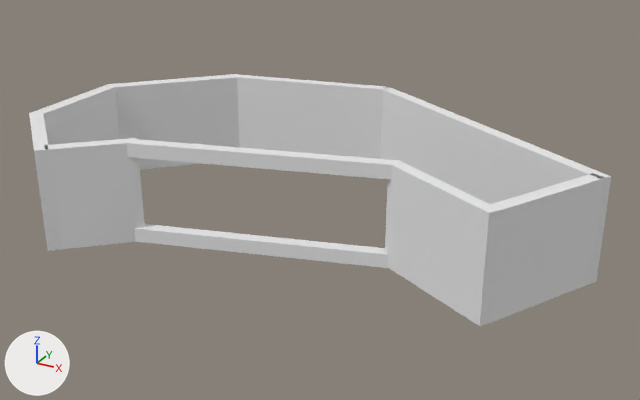
The OBJ model Proyecto_Final_Acuario/Proyecto_Final_Acuario/Models/Acuario/Area_Tortugas/area_tortugas.obj as it was, and as the next commit left it.
Before and after are seen from a 50 mm lens placed at (-216.7, -116.9, 79.2), pointed at (-296.7, 28.5, 6.4). The axes (+X, +Y, +Z) are drawn at lower left. The lights are the same throughout. Where no turn or scale is listed for an object, it has been applied to the vertices.

Names of what the first picture shows: 'area_tortugas'.
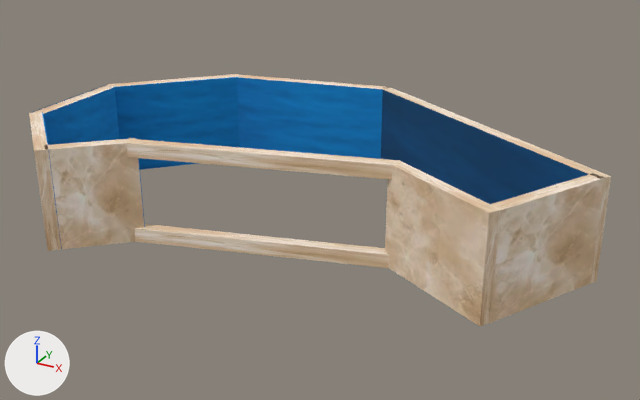
What differs and where, as boxes (x1, y1, x2, y2) in the pictures (640 x 400 px):
'area_tortugas', surface changed, recoloured: (29, 74, 611, 326) in both
part 1 of me_area_tortugas, recoloured (grey to blue): (115, 77, 240, 170) in both

Patch to the scene script:
```diff
--- a/Proyecto_Final_Acuario/Proyecto_Final_Acuario/Models/Acuario/Area_Tortugas/area_tortugas.obj.py
+++ b/Proyecto_Final_Acuario/Proyecto_Final_Acuario/Models/Acuario/Area_Tortugas/area_tortugas.obj.py
@@ img_estanque_png @@
+img_estanque_png = load_image('estanque.PNG', 'estanque.PNG', 512, 512, 'sRGB')
@@ img_paredes_estanques_png @@
+img_paredes_estanques_png = load_image('paredes_estanques.png', 'paredes_estanques.png', 512, 512, 'sRGB')
@@ mat_area_tortugas1_lambert27sg @@
 mat_area_tortugas1_lambert27sg = principled_material('area_tortugas1:lambert27SG')
-mat_area_tortugas1_lambert27sg.base_color = (0.8, 0.8, 0.8)  # white #e7e7e7
+mat_area_tortugas1_lambert27sg.texture = img_paredes_estanques_png
 mat_area_tortugas1_lambert27sg.roughness = 1.0
@@ mat_area_tortugas1_initialshadinggroup @@
 mat_area_tortugas1_initialshadinggroup = principled_material('area_tortugas1:initialShadingGroup')
-mat_area_tortugas1_initialshadinggroup.base_color = (0.8, 0.8, 0.8)  # white #e7e7e7
+mat_area_tortugas1_initialshadinggroup.texture = img_estanque_png
 mat_area_tortugas1_initialshadinggroup.roughness = 1.0
@@ mat_lambert47sg @@
+mat_lambert47sg = principled_material('lambert47SG')
+mat_lambert47sg.texture = img_estanque_png
+mat_lambert47sg.roughness = 1.0
@@ me_area_tortugas @@
 me_area_tortugas.from_pydata(...)  # 102 vertices, 82 faces; spans x -356.4..-241.4, y -5.9..64.5, z -0.1..20.9
 # used by ob_area_tortugas; location = (0.0, 0.0, 0.0)
+# me_area_tortugas part 1: the 1 face centred in x -343.5, y 43.9, z 10.4 switches from mat_area_tortugas1_initialshadinggroup (white #e7e7e7) to mat_lambert47sg (picture img_estanque_png)
 me_area_tortugas.materials.append(mat_area_tortugas1_lambert27sg)
@@ me_area_tortugas @@
 me_area_tortugas.materials.append(mat_area_tortugas1_lambert5sg)
+me_area_tortugas.materials.append(mat_lambert47sg)  # picture img_estanque_png
```
